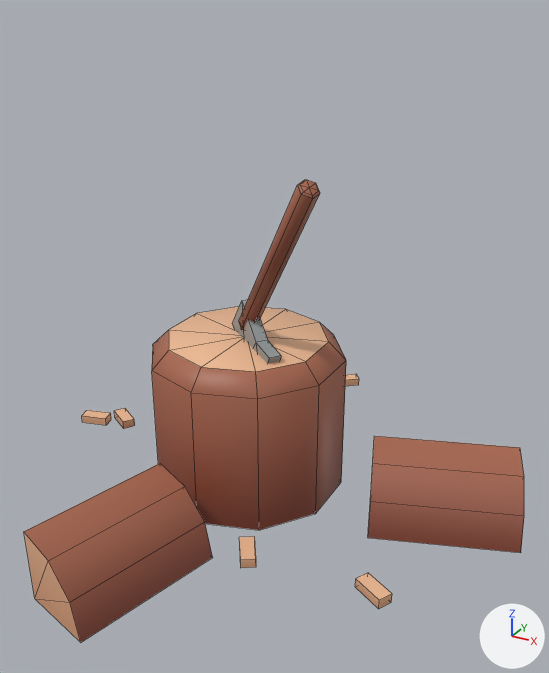
The FBX model Assets/_Project/Art/Environment/My/Orks/chopping_block.fbx, before and after one commit.
Camera for both pictures: a 50 mm lens placed at (0.469, -0.779, 0.597), pointed at (0.062, -0.04, 0.227). Every picture has the same lights, and +X, +Y and +Z are marked at lower right. The first picture is the older version. Mesh edges are drawn as thin lines. Where no turn or scale is listed for an object, it has been applied to the vertices.

In view in the first picture: 'chopping_block'.
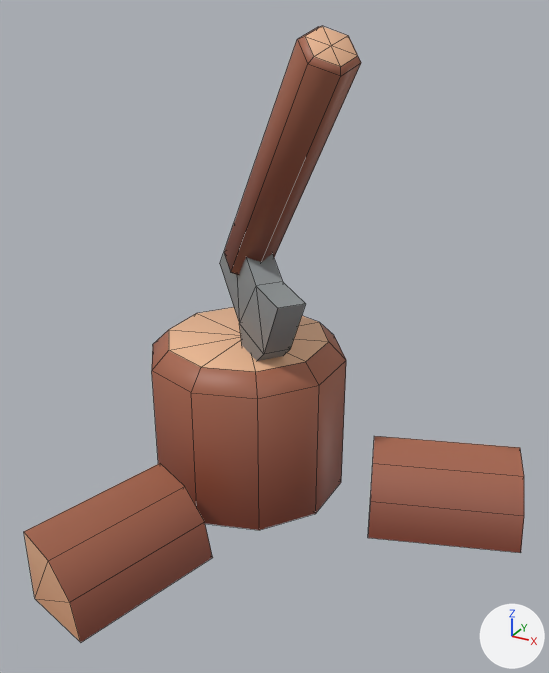
The change, as a diff of the scene's bpy script:
```diff
--- a/Assets/_Project/Art/Environment/My/Orks/chopping_block.fbx.py
+++ b/Assets/_Project/Art/Environment/My/Orks/chopping_block.fbx.py
@@ me_chopping_block @@
 # used by ob_chopping_block; location = (0.0, 0.0, 0.0)
-me_chopping_block.from_pydata(...)  # 150 vertices, 156 faces; spans x -0.291..0.375, y -0.36..0.314, z -0.01..0.436
+me_chopping_block.from_pydata(...)  # 102 vertices, 120 faces; spans x -0.231..0.375, y -0.36..0.285, z -0.01..0.578
+# me_chopping_block part 1: 6 loose pieces with 48 vertices, spanning x -0.291..0.271, y -0.188..0.314, z 0.002..0.014, are deleted
+# me_chopping_block part 2
+# 40 vertices move from x -0.032..0.149, y -0.12..0.028, z 0.125..0.436 to x -0.051..0.193, y -0.159..0.045, z 0.165..0.578
+# me_chopping_block part 3: 12 kept faces spanning x -0.021..0.191, y -0.157..0.023, z 0.284..0.578 get new texture (UV) coordinates
 me_chopping_block.materials.append(mat_environment)
```

Where the change shows, as pixel boxes (x1, y1, x2, y2) in the pictures (549 x 673 px; the box of a moved part takes in the faces that stretch with it):
'chopping_block', reshaped (33% taller): before (24, 180, 524, 642); after (24, 26, 524, 642)
part 1 of me_chopping_block, deleted: before (82, 374, 392, 609)
part 2 of me_chopping_block, moved or reshaped: before (232, 180, 320, 364); after (220, 26, 361, 361)
part 3 of me_chopping_block, surface changed: before (300, 180, 319, 196); after (305, 26, 358, 67)
